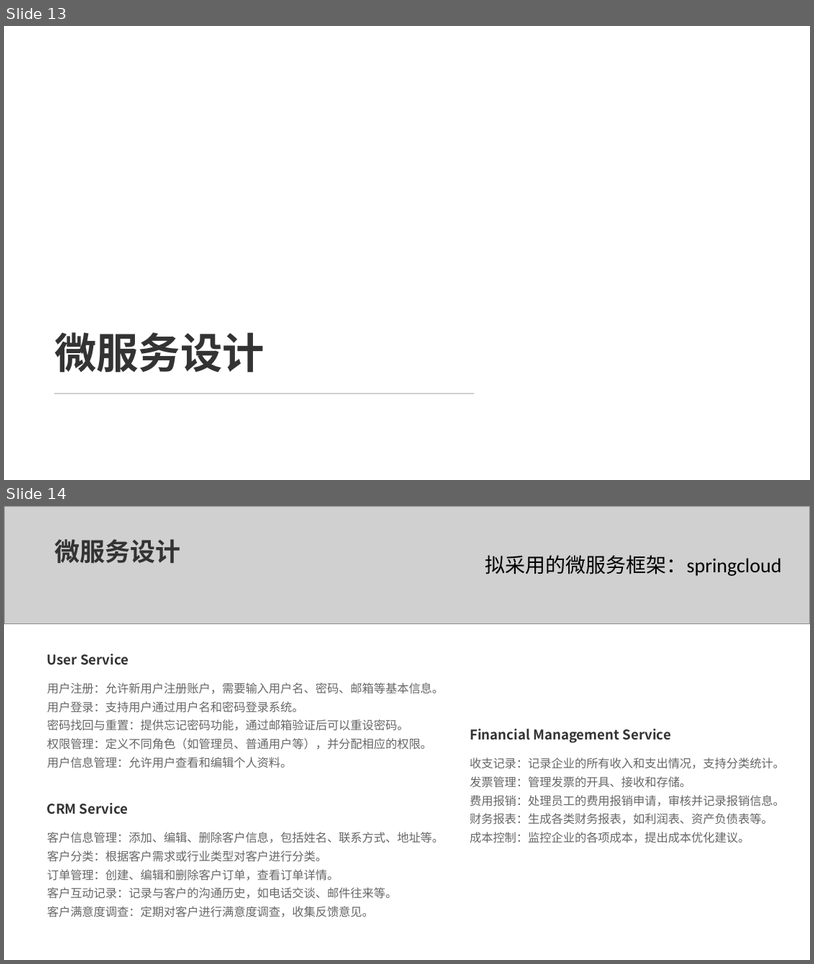
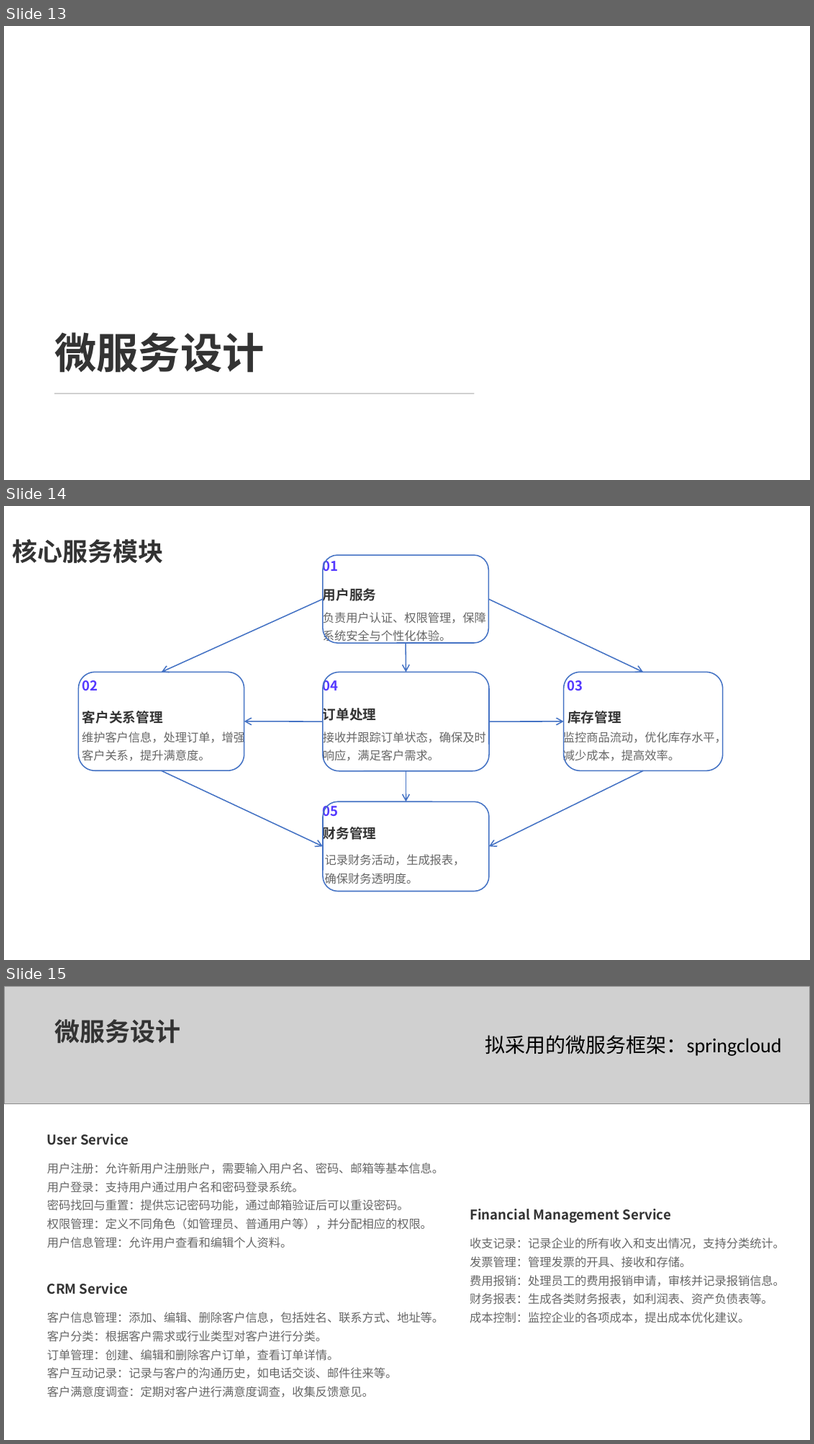
Before and after one commit to anymore131/mini-erp, a slide deck: 基于Spring Cloud的小型ERP系统设计.pptx. Shown one above the other, each under a label of ours: slides 13 and 14 before the commit, slides 13, 14 and 15 after it. The pictures are 814x964 and 814x1444 pixels, drawn with LibreOffice and Linux fonts; fonts in the diff are those of the drawing; grey boxes stand for pictures; background and template pictures are left out. Boxes give left, top, right and bottom in pixels: in the first picture for what was removed or moved away, otherwise in the second. Text is boxed around its words. In the diff, an @@ line names an element or a change of style, - is before the commit and + after.

```diff
--- a/基于Spring Cloud的小型ERP系统设计.pptx
+++ b/基于Spring Cloud的小型ERP系统设计.pptx
@@ slide 14 added at (x1=4, y1=506, x2=810, y2=960), background picture (left out) @@
@@ text added at (x1=12, y1=539, x2=163, y2=563), 22.5 pt, text #333333, bold @@
+核心服务模块
@@ rounded rectangle added at (x1=322, y1=555, x2=489, y2=643), outline #4472C4 1 pt @@
@@ text added at (x1=323, y1=557, x2=339, y2=575), 12 pt, text #5438FF, bold @@
+01
@@ text added at (x1=323, y1=586, x2=377, y2=604), 12 pt, text #333333, bold @@
+用户服务
@@ arrow added from (322, 599) to (161, 672), #4472C4 1 pt @@
@@ text added at (x1=323, y1=610, x2=486, y2=644), 10.5 pt, text #666666 @@
+负责用户认证、权限管理，保障系统安全与个性化体验。
@@ arrow added from (489, 599) to (643, 672), #4472C4 1 pt @@
@@ arrow added from (406, 643) to (406, 672), #4472C4 1 pt @@
@@ rounded rectangle added at (x1=78, y1=672, x2=244, y2=770), outline #4472C4 1 pt @@
@@ text added at (x1=82, y1=677, x2=98, y2=691), 12 pt, text #5438FF, bold @@
+02
@@ rounded rectangle added at (x1=322, y1=672, x2=489, y2=771), outline #4472C4 1 pt @@
@@ text added at (x1=323, y1=677, x2=339, y2=695), 12 pt, text #5438FF, bold @@
+04
@@ rounded rectangle added at (x1=563, y1=672, x2=723, y2=770), outline #4472C4 1 pt @@
@@ text added at (x1=568, y1=677, x2=584, y2=691), 12 pt, text #5438FF, bold @@
+03
@@ text added at (x1=82, y1=710, x2=163, y2=723), 12 pt, text #333333, bold @@
+客户关系管理
@@ arrow added from (322, 721) to (244, 721), #4472C4 1 pt @@
@@ text added at (x1=323, y1=705, x2=377, y2=723), 12 pt, text #333333, bold @@
+订单处理
@@ arrow added from (489, 721) to (563, 721), #4472C4 1 pt @@
@@ text added at (x1=568, y1=710, x2=622, y2=723), 12 pt, text #333333, bold @@
+库存管理
@@ text added at (x1=82, y1=729, x2=245, y2=764), 10.5 pt, text #666666 @@
+维护客户信息，处理订单，增强客户关系，提升满意度。
@@ text added at (x1=323, y1=729, x2=486, y2=764), 10.5 pt, text #666666 @@
+接收并跟踪订单状态，确保及时响应，满足客户需求。
@@ text added at (x1=563, y1=729, x2=727, y2=764), 10.5 pt, text #666666 @@
+监控商品流动，优化库存水平，减少成本，提高效率。
@@ arrow added from (161, 770) to (324, 847), #4472C4 1 pt @@
@@ arrow added from (406, 770) to (406, 801), #4472C4 1 pt @@
@@ arrow added from (643, 770) to (489, 847), #4472C4 1 pt @@
@@ text added at (x1=323, y1=802, x2=339, y2=820), 12 pt, text #5438FF, bold @@
+05
@@ rounded rectangle added at (x1=324, y1=801, x2=489, y2=890), outline #4472C4 1 pt @@
@@ text added at (x1=323, y1=824, x2=377, y2=842), 12 pt, text #333333, bold @@
+财务管理
@@ text added at (x1=325, y1=854, x2=466, y2=886), 10.5 pt, text #666666 @@
+记录财务活动，生成报表，确保财务透明度。
@@ what was slide 14 is now slide 15 @@
```
Also in this commit, not shown: 2 other slides added, 2 slides removed.
